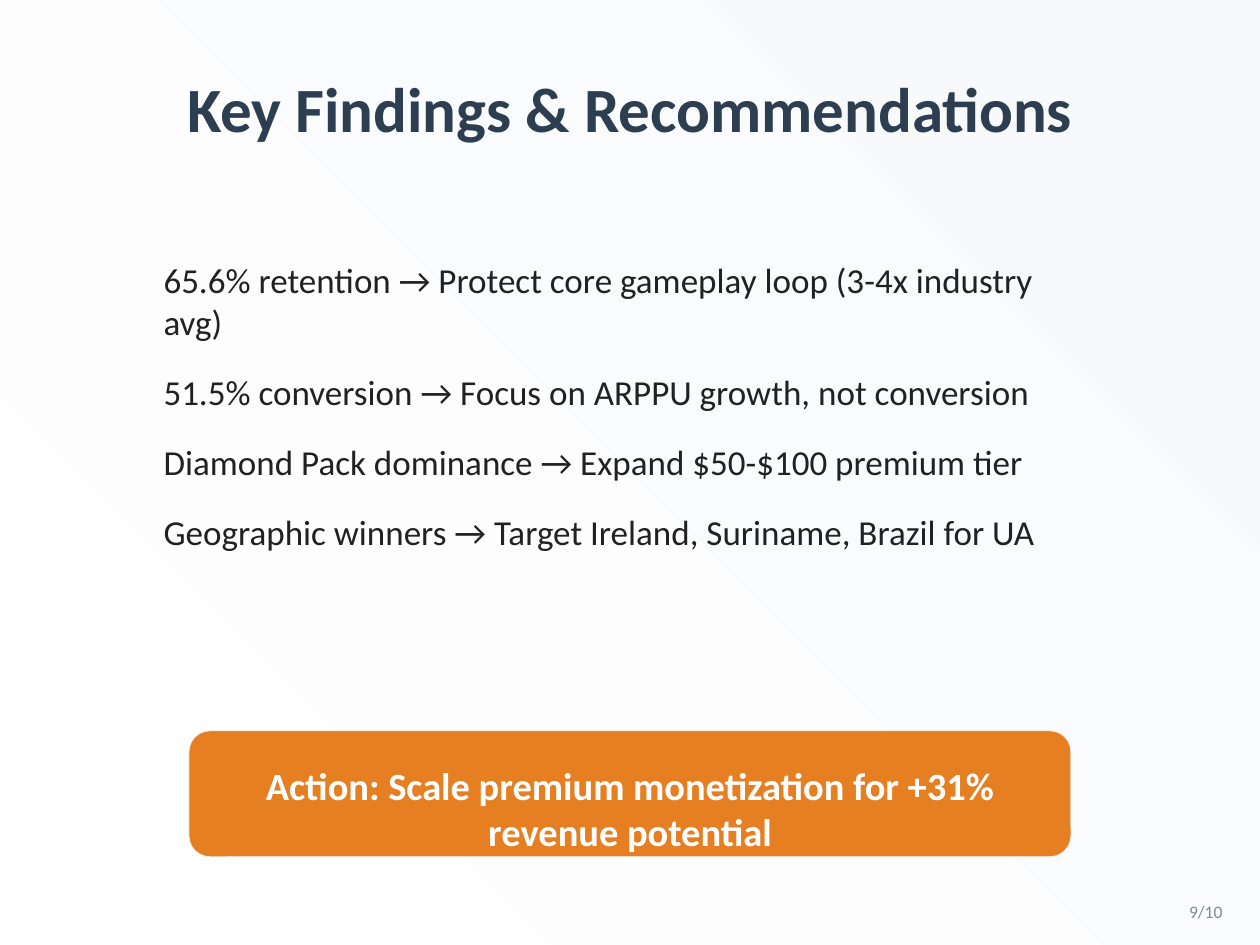
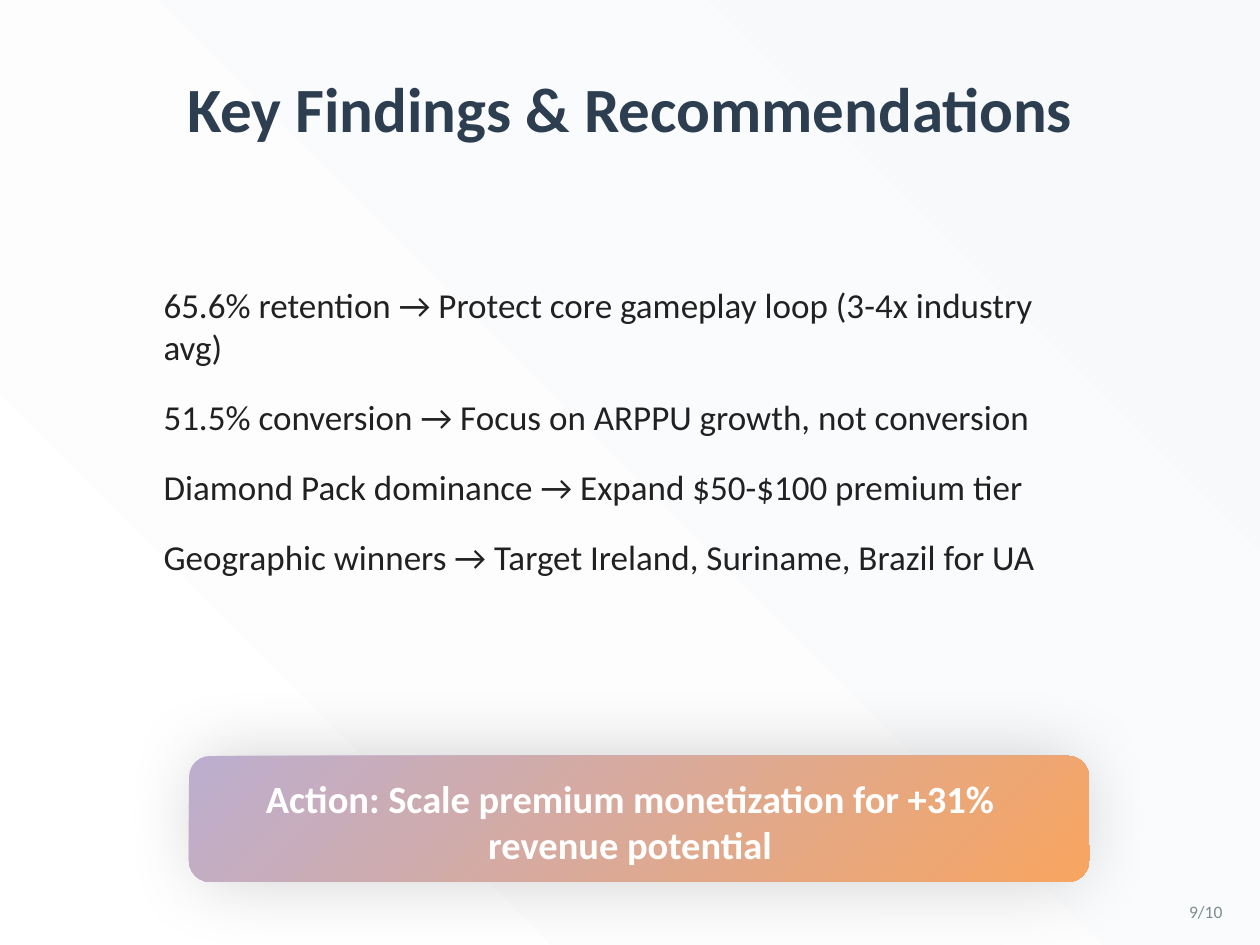
Before and after one commit to yiwei79/GameData_Analysis_Projects, a slide deck: slide 9 of Delivery 1 KPIs/Deliverables/Game_Analytics_Presentation.pptx. Drawn at 1260x945 pixels with LibreOffice and Linux fonts; fonts in the diff are those of the drawing. Boxes give left, top, right and bottom in pixels: in the first picture for what was removed or moved away, otherwise in the second. Text is boxed around its words. In the diff, an @@ line names an element or a change of style, - is before the commit and + after.

```diff
--- a/Delivery 1 KPIs/Deliverables/Game_Analytics_Presentation.pptx
+++ b/Delivery 1 KPIs/Deliverables/Game_Analytics_Presentation.pptx
@@ text "65.6% retention → Protect core ..." moved from (x1=164, y1=267, x2=1034, y2=551) to (x1=164, y1=292, x2=1034, y2=576) @@
@@ text "Action: Scale premium monetization for ..." moved from (x1=266, y1=773, x2=994, y2=852) to (x1=266, y1=786, x2=994, y2=865) @@
@@ rounded rectangle resized from (x1=189, y1=731, x2=1071, y2=857) to (x1=189, y1=756, x2=1089, y2=882) @@
@@ rounded rectangle at (x1=189, y1=756, x2=1089, y2=882): fill #E67E22 to gradient #F8A560 to #BDAECF; outline #ECF0F1 0.5 pt to none; shadow on @@
```
Also in this commit, not shown: 6 other slides changed, 2 other files.
